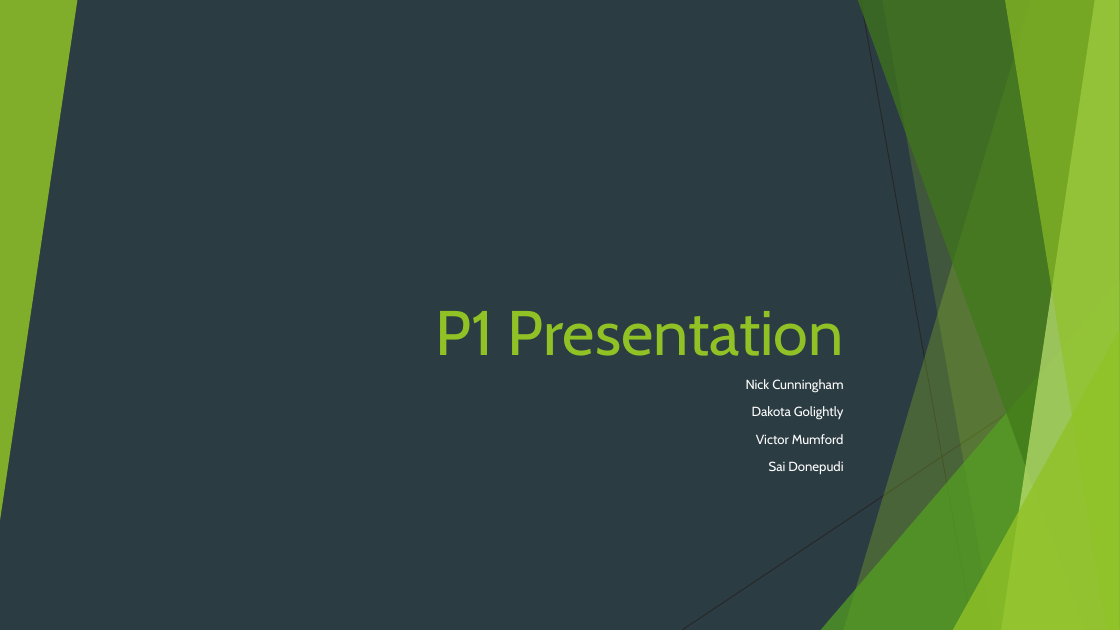
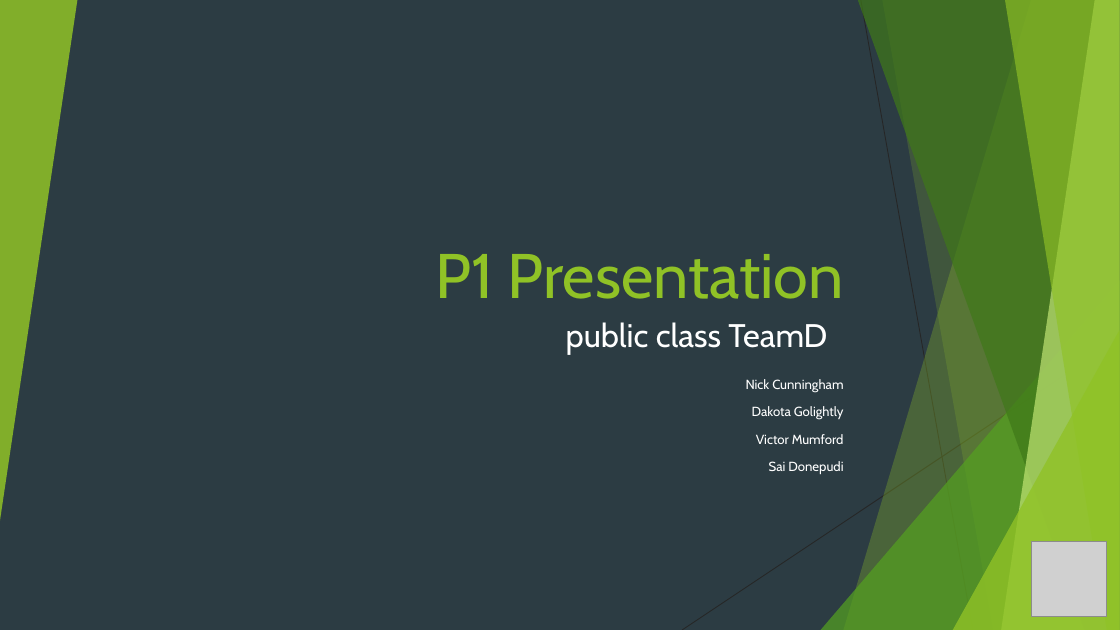
Before and after one commit to WaterbendingToph/cs414-f20-public_class_TeamD, a slide deck: slide 1 of 8- Presentation/P1 Presentation.pptx. Drawn at 1120x630 pixels with LibreOffice and Linux fonts; fonts in the diff are those of the drawing; grey boxes stand for pictures. Boxes give left, top, right and bottom in pixels: in the first picture for what was removed or moved away, otherwise in the second. Text is boxed around its words. In the diff, an @@ line names an element or a change of style, - is before the commit and + after.

```diff
--- a/8- Presentation/P1 Presentation.pptx
+++ b/8- Presentation/P1 Presentation.pptx
@@ title "P1 Presentation": place and size @@
-title "P1 Presentation" at (435, 311, 844, 356)
+title "P1 Presentation" at (435, 254, 844, 299)
@@ text added at (566, 322, 827, 355), 28 pt, text #FFFFFF @@
+public class TeamD
@@ picture added at (1032, 541, 1107, 616) @@
```
Also in this commit, not shown: 2 other slides changed, 7 slides added, 4 slides removed.
